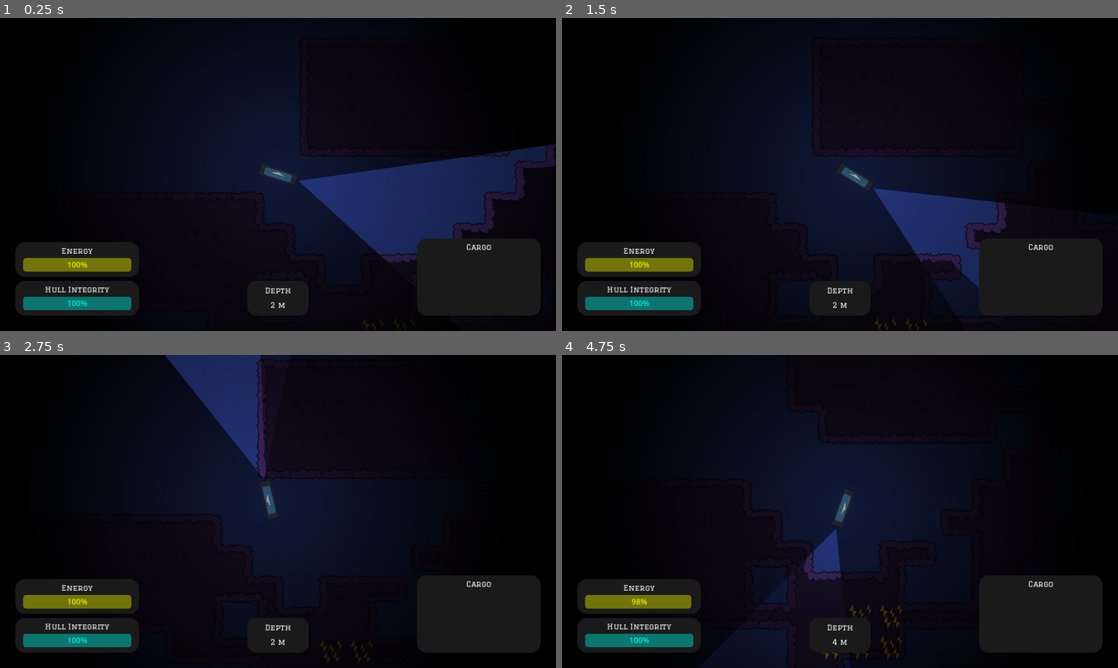
Above: before the commit, frames 1-4 (two rows, left to right).
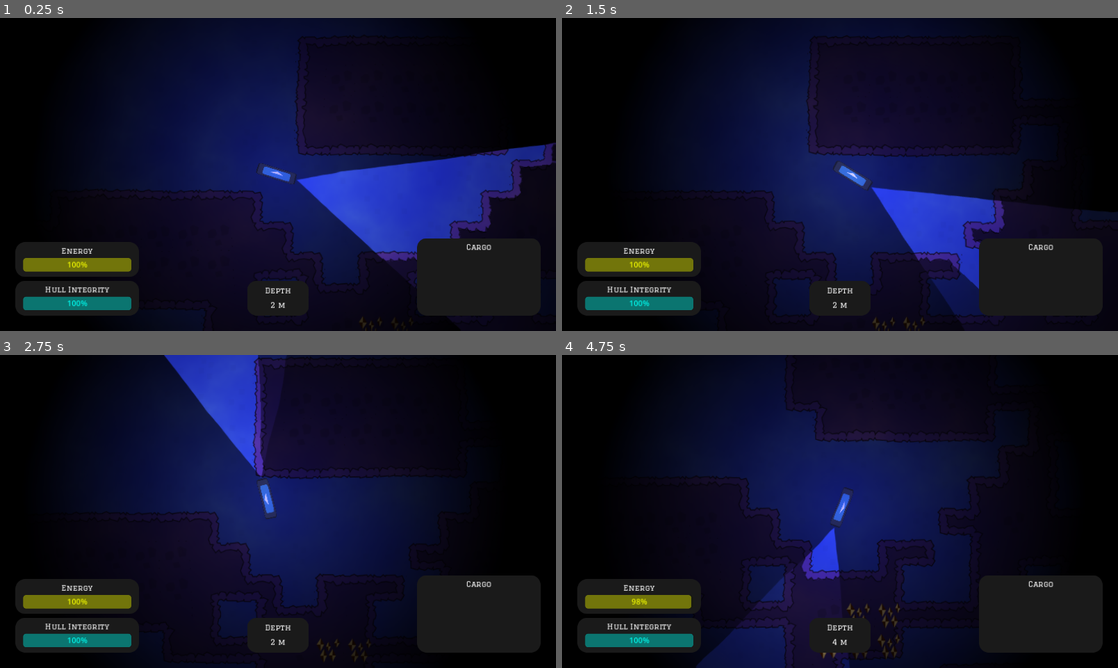
Above: after the commit, the same moments.

Repository: Remblej/SubmarineGame
Game: Godot game, scene res://map/test.tscn
The game is run twice, just before and just after one commit, with the same random seed, the same clock (stepped at 60 frames per second) and the same inputs. The engine's default icon, where the game draws it, is replaced by a stand-in: a white triangle on a blue panel in a dark square.
Inputs (mouse positions are in pixels of both pictures, inside the frame that each line leads up to):
- Up to frame 1 (0.25 s): no input
- Up to frame 2 (1.5 s): move the mouse to (962, 158) at 0.52 s; press the mouse at (962, 158) at 0.53 s; move the mouse to (728, 190) at 1.27 s; release the mouse at (728, 190) at 1.28 s; click (728, 190) at 1.35 s
- Up to frame 3 (2.75 s): move the mouse to (333, 442) at 2.02 s; press the mouse at (333, 442) at 2.03 s
- Up to frame 4 (4.75 s): move the mouse to (812, 574) at 2.77 s; release the mouse at (812, 574) at 2.78 s; click (812, 574) at 2.85 s; move the mouse to (1006, 558) at 3.52 s; press the mouse at (1006, 558) at 3.53 s; move the mouse to (673, 464) at 4.27 s; release the mouse at (673, 464) at 4.28 s; click (673, 464) at 4.35 s

The runs differ from the first frame. In frame 1, 28% of the frame differs, in the area x 20-100%, y 3-100%; in frame 2, 23%; in frame 3, 24%; in frame 4, 25%.

Commit message:
water shader

Diff:
--- /dev/null
+++ b/assets/textures.svg
@@ -0,0 +1,127 @@
+<?xml version="1.0" encoding="UTF-8" standalone="no"?>
+<!-- Created with Inkscape (http://www.inkscape.org/) -->
+
+<svg
+   width="210mm"
+   height="297mm"
+   viewBox="0 0 210 297"
+   version="1.1"
+   id="svg1"
+   inkscape:version="1.4 (86a8ad7, 2024-10-11)"
+   sodipodi:docname="textures.svg"
+   xmlns:inkscape="http://www.inkscape.org/namespaces/inkscape"
+   xmlns:sodipodi="http://sodipodi.sourceforge.net/DTD/sodipodi-0.dtd"
+   xmlns:xlink="http://www.w3.org/1999/xlink"
+   xmlns="http://www.w3.org/2000/svg"
+   xmlns:svg="http://www.w3.org/2000/svg">
+  <sodipodi:namedview
+     id="namedview1"
+     pagecolor="#505050"
+     bordercolor="#eeeeee"
+     borderopacity="1"
+     inkscape:showpageshadow="0"
+     inkscape:pageopacity="0"
+     inkscape:pagecheckerboard="0"
+     inkscape:deskcolor="#505050"
+     inkscape:document-units="mm"
+     showgrid="true"
+     inkscape:zoom="1.036062"
+     inkscape:cx="31.368779"
+     inkscape:cy="366.29082"
+     inkscape:window-width="3440"
+     inkscape:window-height="1369"
+     inkscape:window-x="-8"
+     inkscape:window-y="-8"
+     inkscape:window-maximized="1"
+     inkscape:current-layer="layer1">
+    <inkscape:grid
+       id="grid1"
+       units="mm"
+       originx="0"
+       originy="0"
+       spacingx="0.99999998"
+       spacingy="1"
+       empcolor="#0099e5"
+       empopacity="0.30196078"
+       color="#0099e5"
+       opacity="0.14901961"
+       empspacing="5"
+       enabled="true"
+       visible="true" />
+  </sodipodi:namedview>
+  <defs
+     id="defs1">
+    <linearGradient
+       id="linearGradient5"
+       inkscape:collect="always">
+      <stop
+         style="stop-color:#ffffff;stop-opacity:0.63999999;"
+         offset="0"
+         id="stop5" />
+      <stop
+         style="stop-color:#ffffff;stop-opacity:0;"
+         offset="1"
+         id="stop6" />
+    </linearGradient>
+    <linearGradient
+       id="linearGradient2"
+       inkscape:collect="always">
+      <stop
+         style="stop-color:#ffffff;stop-opacity:1;"
+         offset="0.61966234"
+         id="stop2" />
+      <stop
+         style="stop-color:#ffffff;stop-opacity:0;"
+         offset="0.97418076"
+         id="stop3" />
+    </linearGradient>
+    <linearGradient
+       inkscape:collect="always"
+       xlink:href="#linearGradient2"
+       id="linearGradient3"
+       x1="7.5000023"
+       y1="79.998197"
+       x2="192.5"
+       y2="79.998197"
+       gradientUnits="userSpaceOnUse"
+       gradientTransform="matrix(1.1081081,0,0,1.6110954,-83.310811,-12.220498)" />
+    <radialGradient
+       inkscape:collect="always"
+       xlink:href="#linearGradient5"
+       id="radialGradient6"
+       cx="102.5"
+       cy="317.5"
+       fx="102.5"
+       fy="317.5"
+       r="82.5"
+       gradientUnits="userSpaceOnUse" />
+  </defs>
+  <g
+     inkscape:label="Warstwa 1"
+     inkscape:groupmode="layer"
+     id="layer1">
+    <path
+       id="path1"
+       style="fill:url(#linearGradient3);stroke-width:2.48229;stroke-linecap:round;stroke-miterlimit:0;paint-order:markers fill stroke"
+       d="M 130,19.997695 -74.999997,116.66922 130,213.33077 v -96.66155 z"
+       inkscape:export-filename="tex_cone.png"
+       inkscape:export-xdpi="96"
+       inkscape:export-ydpi="96" />
+    <path
+       style="fill:url(#radialGradient6);stroke-width:0.529;stroke-linecap:round;stroke-miterlimit:0;paint-order:markers fill stroke"
+       id="path5"
+       sodipodi:type="arc"
+       sodipodi:cx="102.5"
+       sodipodi:cy="317.5"
+       sodipodi:rx="82.5"
+       sodipodi:ry="82.5"
+       sodipodi:start="5.3716794"
+       sodipodi:end="5.2589881"
+       sodipodi:open="true"
+       sodipodi:arc-type="arc"
+       d="M 153.03588,252.28977 A 82.5,82.5 0 0 1 169.10791,366.17891 82.5,82.5 0 0 1 55.716688,385.45272 82.5,82.5 0 0 1 33.256405,272.64942 82.5,82.5 0 0 1 145.38225,247.02048"
+       inkscape:export-filename="tex_circle.png"
+       inkscape:export-xdpi="96"
+       inkscape:export-ydpi="96" />
+  </g>
+</svg>
--- a/map/test.tscn
+++ b/map/test.tscn
@@ -1,6 +1,7 @@
-[gd_scene load_steps=57 format=4 uid="uid://cwyt7c1vixqkw"]
+[gd_scene load_steps=58 format=4 uid="uid://cwyt7c1vixqkw"]
 
 [ext_resource type="Script" path="res://map/map.gd" id="1_f2k5u"]
+[ext_resource type="PackedScene" uid="uid://dt2tt5buo141v" path="res://util/water_effect.tscn" id="6_gfm1a"]
 [ext_resource type="Texture2D" uid="uid://d1a1ri51xf670" path="res://assets/tileset_terrain.png" id="7_mjhws"]
 [ext_resource type="Texture2D" uid="uid://bch77emqbtsxq" path="res://assets/tileset_bg.png" id="8_rqics"]
 [ext_resource type="Texture2D" uid="uid://dnpvmvslfbpo8" path="res://assets/tileset_resources.png" id="9_tglud"]
@@ -643,6 +644,14 @@
 [node name="Player" parent="." instance=ExtResource("10_b1pgp")]
 position = Vector2(-264, 183)
 
+[node name="WaterShader" parent="." instance=ExtResource("6_gfm1a")]
+position = Vector2(-596, 127)
+scale = Vector2(10, 10)
+
+[node name="WaterShader2" parent="." instance=ExtResource("6_gfm1a")]
+position = Vector2(684, 127)
+scale = Vector2(10, 10)
+
 [node name="CanvasModulate" type="CanvasModulate" parent="."]
 visible = false
 color = Color(0, 0, 0, 1)
--- /dev/null
+++ b/util/water_effect.tscn
@@ -0,0 +1,30 @@
+[gd_scene load_steps=6 format=3 uid="uid://dt2tt5buo141v"]
+
+[ext_resource type="Texture2D" uid="uid://cq2gcq38t5q31" path="res://icon.svg" id="1_tjgga"]
+[ext_resource type="Shader" path="res://util/water_shader.gdshader" id="1_twkcm"]
+
+[sub_resource type="FastNoiseLite" id="FastNoiseLite_dnkao"]
+noise_type = 2
+seed = 60
+frequency = 0.013
+fractal_type = 2
+fractal_gain = 0.835
+fractal_weighted_strength = 0.75
+
+[sub_resource type="NoiseTexture2D" id="NoiseTexture2D_rdltp"]
+seamless = true
+seamless_blend_skirt = 0.685
+noise = SubResource("FastNoiseLite_dnkao")
+
+[sub_resource type="ShaderMaterial" id="ShaderMaterial_uwege"]
+shader = ExtResource("1_twkcm")
+shader_parameter/color = Color(1, 1, 1, 1)
+shader_parameter/speed = Vector2(0.06, 0.02)
+shader_parameter/wave_strength = 1.3
+shader_parameter/fast_noise = SubResource("NoiseTexture2D_rdltp")
+
+[node name="WaterShader" type="Node2D"]
+
+[node name="Sprite2D" type="Sprite2D" parent="."]
+material = SubResource("ShaderMaterial_uwege")
+texture = ExtResource("1_tjgga")
--- /dev/null
+++ b/util/water_shader.gdshader
@@ -0,0 +1,19 @@
+shader_type canvas_item;
+
+uniform vec4 color : source_color;
+uniform sampler2D fast_noise : repeat_enable;
+uniform sampler2D screen_content : hint_screen_texture;
+uniform vec2 speed = vec2(0.03, 0.07);
+uniform float wave_strength = 2;
+
+void fragment() {
+	vec2 uv = UV + speed * TIME;
+	vec2 noise = texture(fast_noise, uv).rg;
+	COLOR = vec4(color.r, color.g, color.b, 1) + vec4(noise.x, noise.y, 1, 1);
+	COLOR *= texture(screen_content, SCREEN_UV + noise * (wave_strength / 100.0));
+}
+
+void light() {
+	// Called for every pixel for every light affecting the CanvasItem.
+	// Uncomment to replace the default light processing function with this one.
+}
Not shown, added: assets/textures.svg.import
